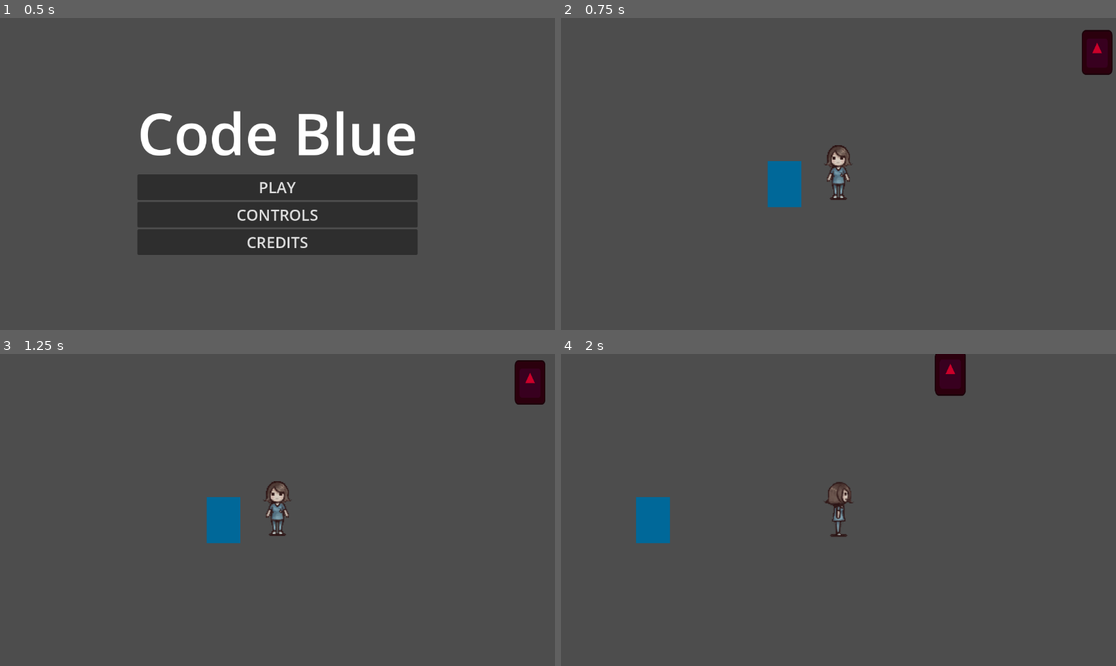
Above: before the commit, frames 1-4 (two rows, left to right).
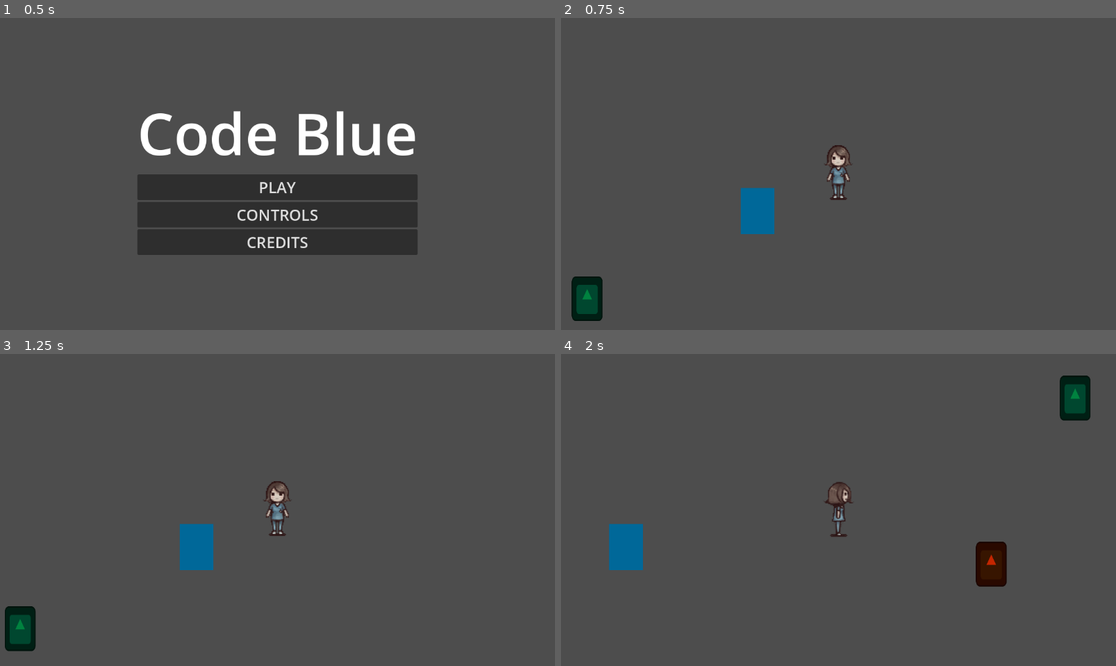
Above: after the commit, the same moments.

Repository: HanaAhmedMahmoud/Code-Blue
Game: Godot game, scene res://Scenes/MainMenu.tscn
The game is run twice, just before and just after one commit, with the same random seed, the same clock (stepped at 60 frames per second) and the same inputs. The engine's default icon, where the game draws it, is replaced by a stand-in: a white triangle on a blue panel in a dark square.
Inputs:
- Up to frame 1 (0.5 s): no input
- Up to frame 2 (0.75 s): click "PLAY" at 0.5 s
- Up to frame 3 (1.25 s): no input
- Up to frame 4 (2 s): hold D (right) from 1.28 s (still down)

Frame 1 is identical in both runs. In frame 2, 3.2% of the frame differs, in the area x 1-100%, y 3-98%; in frame 3, 3.2%; in frame 4, 4.0%, in the area x 8-96%, y 0-75%.

Commit message:
Angel - Zombie Chase State

Diff:
--- a/Scenes/GameScene.tscn
+++ b/Scenes/GameScene.tscn
@@ -12,8 +12,29 @@
 offset_bottom = 475.0
 color = Color(0, 0.407843, 0.6, 1)
 
-[node name="Zombie" parent="." instance=ExtResource("2_iy0il")]
-position = Vector2(1656, -160)
+[node name="Player" parent="." instance=ExtResource("1_c7wp6")]
+position = Vector2(685, 225)
 
-[node name="Player" parent="." instance=ExtResource("1_c7wp6")]
-position = Vector2(574, 336)
+[node name="Zombie" parent="." groups=["Zombies"] instance=ExtResource("2_iy0il")]
+position = Vector2(-350, 752)
+
+[node name="Zombie2" parent="." groups=["Zombies"] instance=ExtResource("2_iy0il")]
+position = Vector2(58, -795)
+
+[node name="Zombie3" parent="." groups=["Zombies"] instance=ExtResource("2_iy0il")]
+position = Vector2(1923, 566)
+
+[node name="Zombie4" parent="." groups=["Zombies"] instance=ExtResource("2_iy0il")]
+position = Vector2(819, 1503)
+
+[node name="Zombie5" parent="." groups=["Zombies"] instance=ExtResource("2_iy0il")]
+position = Vector2(-1187, 1408)
+
+[node name="Zombie6" parent="." groups=["Zombies"] instance=ExtResource("2_iy0il")]
+position = Vector2(-779, -139)
+
+[node name="Zombie7" parent="." groups=["Zombies"] instance=ExtResource("2_iy0il")]
+position = Vector2(2285, -170)
+
+[node name="Zombie8" parent="." groups=["Zombies"] instance=ExtResource("2_iy0il")]
+position = Vector2(1645, -828)
--- a/Scenes/ZombieScene.tscn
+++ b/Scenes/ZombieScene.tscn
@@ -14,6 +14,7 @@
 radius = 905.108
 
 [node name="Zombie" type="CharacterBody2D"]
+modulate = Color(0, 0.510407, 0.245851, 1)
 collision_layer = 2
 collision_mask = 23
 script = ExtResource("1_vebhm")
@@ -21,7 +22,6 @@
 [node name="AnimationPlayer" type="AnimationPlayer" parent="."]
 
 [node name="Sprite2D" type="Sprite2D" parent="."]
-modulate = Color(0.796046, 0, 0.163203, 1)
 position = Vector2(0, -0.500012)
 scale = Vector2(1, 1.44531)
 texture = ExtResource("1_psshm")
--- a/Scripts/States/ZombieChase.gd
+++ b/Scripts/States/ZombieChase.gd
@@ -1,17 +1,60 @@
 extends State
 class_name ZombieChase
+
+
+var zombie
+var player
+var speed
+
 
 func enter():
 	print("Zombie State -> Chase")
 
+	zombie = get_parent().get_parent()
+	player = get_tree().get_first_node_in_group("Player")
+
+	speed = randi_range(200, 300)
+
+	zombie.modulate = Color("c42600")
+
+
 func exit():
 	pass
+
 
 func update(_delta):
 	pass
 
+
 func physics_update(_delta):
-	pass
+	var target_x = player.position.x
+	var target_y = player.position.y
+	var target = Vector2(target_x, target_y)
+
+	var current_x = zombie.position.x
+	var current_y = zombie.position.y
+
+	if zombie.position.distance_to(target) > 80:
+		if current_x < target_x:
+			zombie.velocity.x = 1
+		elif current_x > target_x:
+			zombie.velocity.x = -1
+
+		if current_y < target_y:
+			zombie.velocity.y = 1
+		elif current_y > target_y:
+			zombie.velocity.y = -1
+
+		zombie.velocity *= speed
+
+	else:
+		target_x = zombie.position.x
+		target_y = zombie.position.y
+
+		zombie.velocity.x = 0
+		zombie.velocity.y = 0
+
+	zombie.move_and_slide()
 
 
 func _on_sight_area_2d_body_exited(body: Node2D) -> void:
--- a/Scripts/States/ZombiePatrol.gd
+++ b/Scripts/States/ZombiePatrol.gd
@@ -24,6 +24,8 @@
 	zombie = get_parent().get_parent()
 
 	set_target(zombie.position.x, zombie.position.y)
+
+	zombie.modulate = Color("00823f")
 
 func exit():
 	pass
@@ -65,8 +67,7 @@
 	zombie.move_and_slide()
 
 func _on_sight_area_2d_body_entered(body: Node2D) -> void:
-	#get_parent().on_child_transition(self, "ZombieChase")
-	pass
+	get_parent().on_child_transition(self, "ZombieChase")
 
 
 func _on_patrol_timer_timeout() -> void:
--- a/project.godot
+++ b/project.godot
@@ -18,6 +18,7 @@
 [global_group]
 
 Player=""
+Zombies=""
 
 [input]
 
Not shown, changed: README.md
